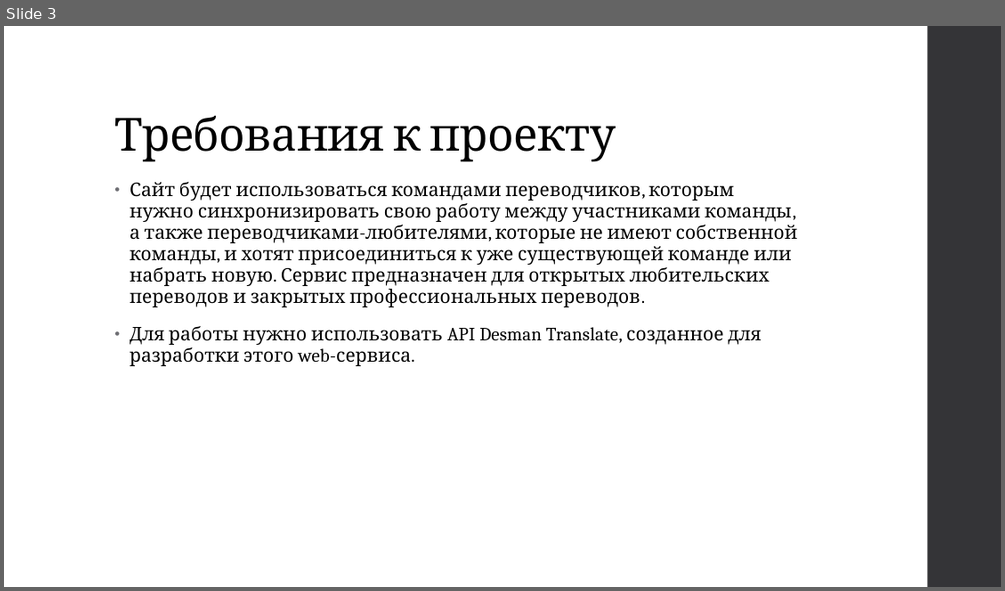
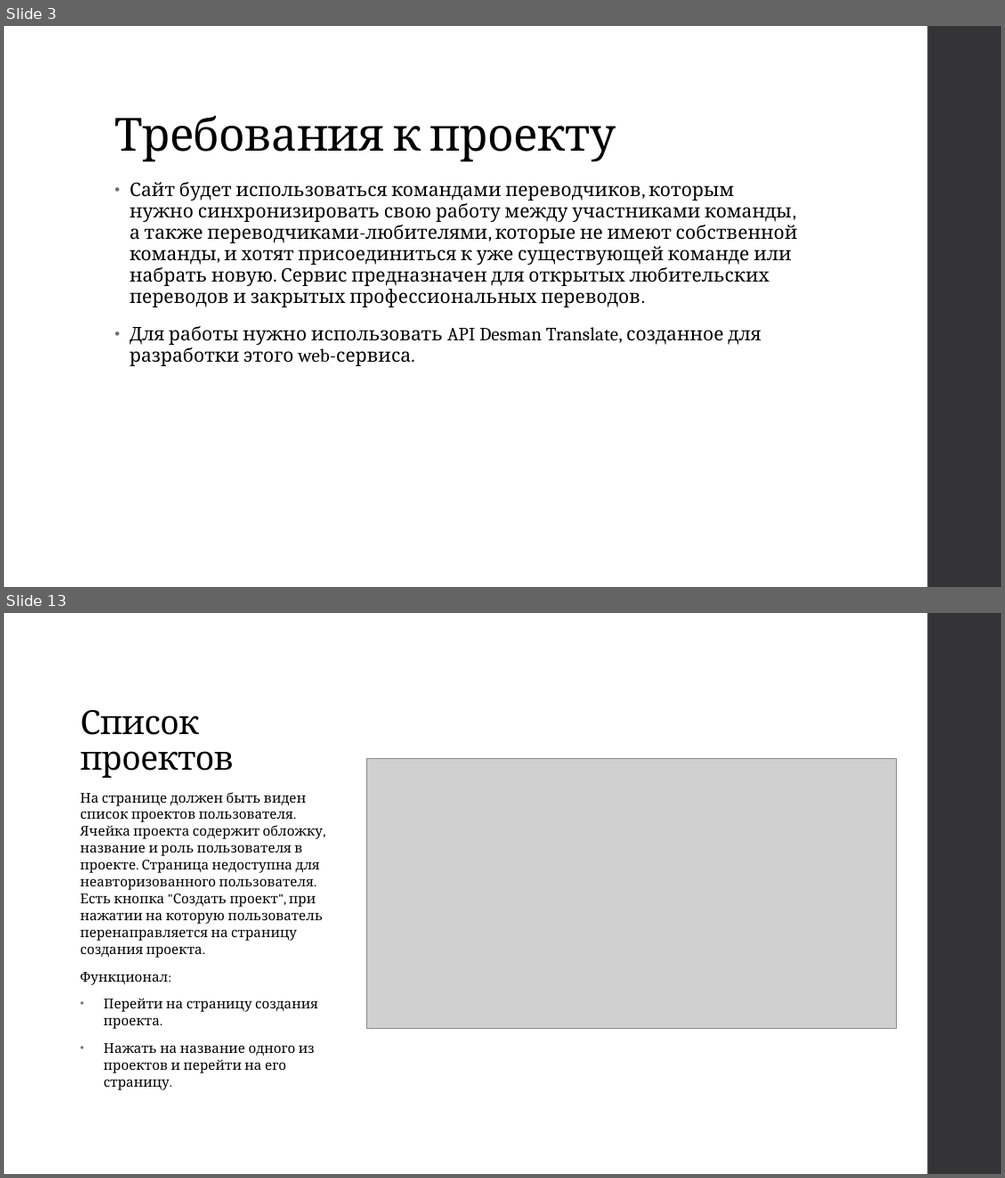
Before and after one commit to ipaingo/study, a slide deck: вебы/презентация/Веб-сервис для коллективных переводов.pptx. Shown one above the other, each under a label of ours: slide 3 before the commit, slides 3 and 13 after it; the slides between them are not shown. The pictures are 1005x591 and 1005x1178 pixels, drawn with LibreOffice and Linux fonts; fonts in the diff are those of the drawing; grey boxes stand for pictures. Boxes give left, top, right and bottom in pixels: in the first picture for what was removed or moved away, otherwise in the second. Text is boxed around its words. In the diff, an @@ line names an element or a change of style, - is before the commit and + after.

```diff
--- a/вебы/презентация/Веб-сервис для коллективных переводов.pptx
+++ b/вебы/презентация/Веб-сервис для коллективных переводов.pptx
@@ slide 13 added at box(4, 613, 1001, 1174), background #FFFFFF; not listed: 1 template element that a slide beside it also shows @@
@@ title added at box(81, 710, 234, 778), 32 pt, text #000000 @@
+Список проектов
@@ picture added at box(367, 759, 896, 1028) @@
@@ text added at box(81, 792, 324, 1090), 13 pt, text #000000 @@
+На странице должен быть виден список проектов пользователя. Ячейка проекта содержит обложку, название и роль пользователя в проекте. Страница недоступна для неавторизованного пользователя. Есть кнопка "Создать проект", при нажатии на которую пользователь перенаправляется на страницу создания проекта.
+Функционал:
+• Перейти на страницу создания проекта.
+• Нажать на название одного из проектов и перейти на его страницу.
```
Also in this commit, not shown: 5 slides changed, 15 other slides added, 4 slides removed.
